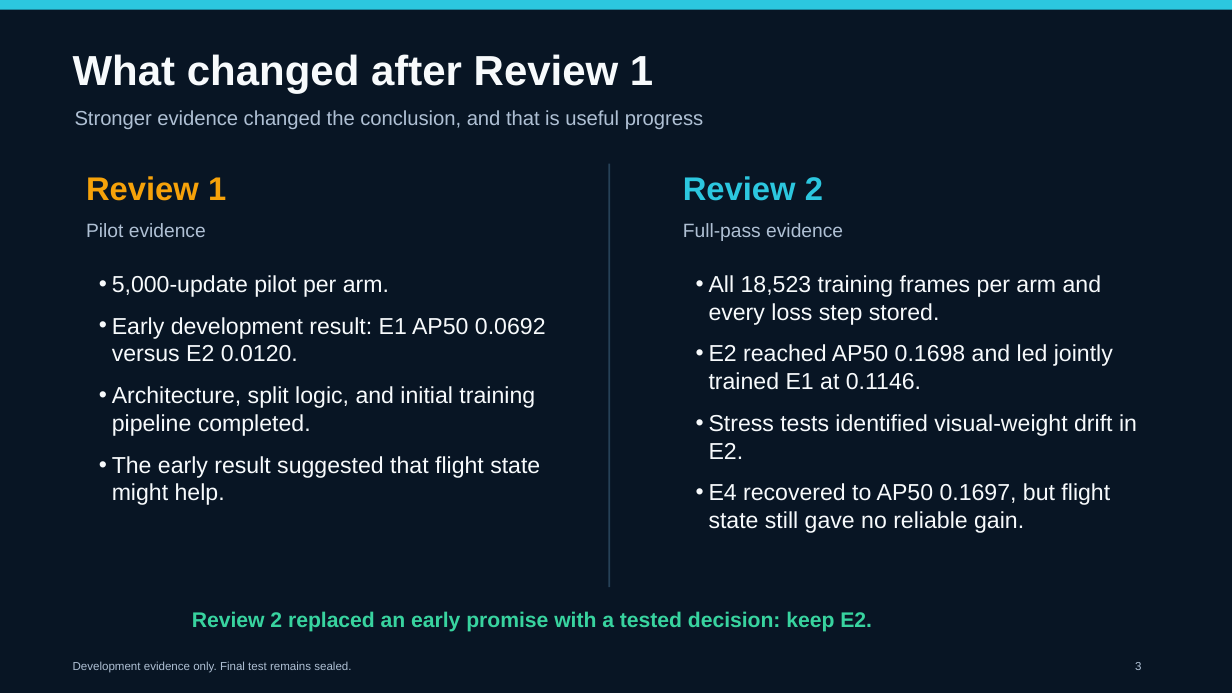
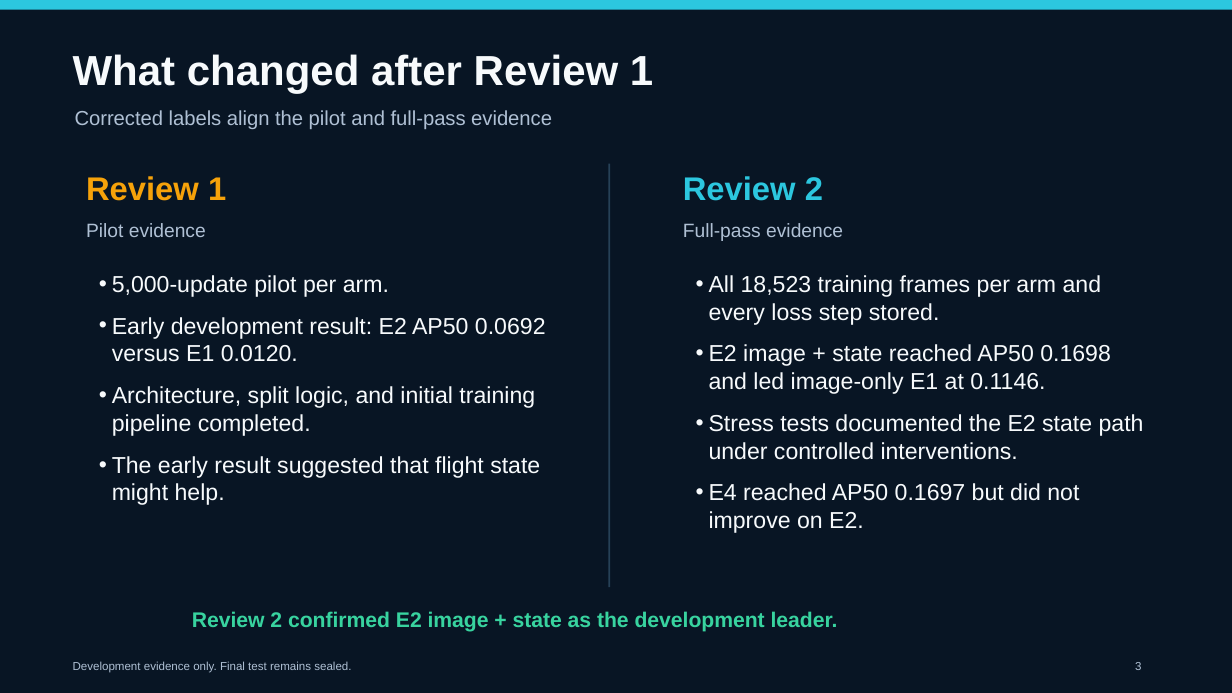
Before and after one commit to saran-gangster/code-cortex, a slide deck: slide 3 of docs/final-review2/AeroGuard_Review2_Final_Deck.pptx. Drawn at 1232x693 pixels with LibreOffice and Linux fonts; fonts in the diff are those of the drawing. Boxes give left, top, right and bottom in pixels: in the first picture for what was removed or moved away, otherwise in the second. Text is boxed around its words. In the diff, an @@ line names an element or a change of style, - is before the commit and + after.

Commit message:
Correct E1 and E2 labels across review materials

```diff
--- a/docs/final-review2/AeroGuard_Review2_Final_Deck.pptx
+++ b/docs/final-review2/AeroGuard_Review2_Final_Deck.pptx
@@ text at (75, 110, 552, 129): text changed @@
-Stronger evidence changed the conclusion, and that is useful progress
+Corrected labels align the pilot and full-pass evidence
@@ text at (112, 317, 546, 362): text changed @@
-• Early development result: E1 AP50 0.0692 versus E2 0.0120.
+• Early development result: E2 AP50 0.0692 versus E1 0.0120.
@@ text at (709, 344, 1144, 533): text changed @@
-• E2 reached AP50 0.1698 and led jointly trained E1 at 0.1146.
-• Stress tests identified visual-weight drift in E2.
-• E4 recovered to AP50 0.1697, but flight state still gave no reliable gain.
+• E2 image + state reached AP50 0.1698 and led image-only E1 at 0.1146.
+• Stress tests documented the E2 state path under controlled interventions.
+• E4 reached AP50 0.1697 but did not improve on E2.
@@ text at (192, 611, 838, 632): text changed @@
-Review 2 replaced an early promise with a tested decision: keep E2.
+Review 2 confirmed E2 image + state as the development leader.
```
Also in this commit, not shown: 5 other slides changed, 29 other files.
